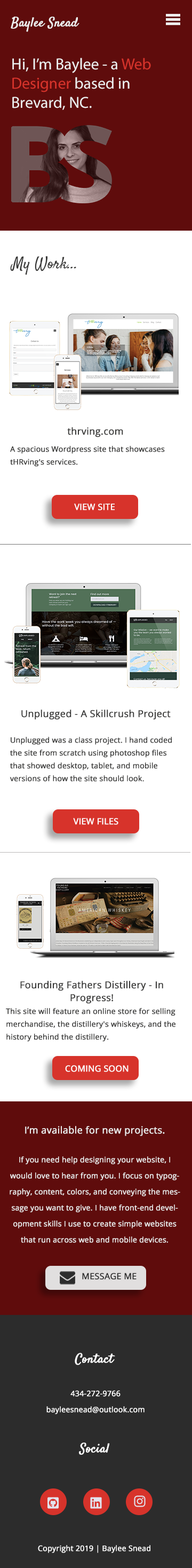
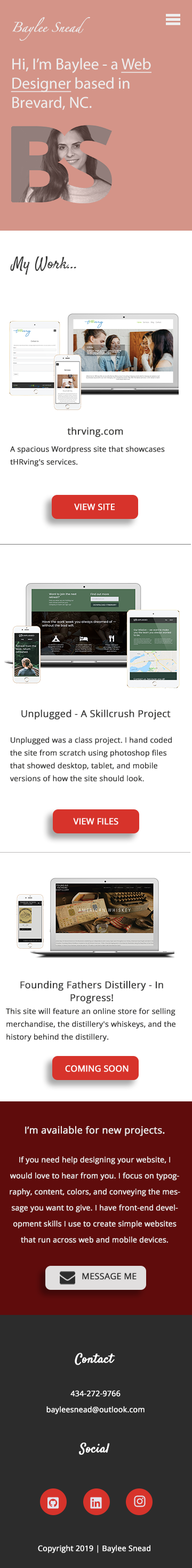
Revision of a layered 192 × 1568 image; what changed, layer by layer:
painted on "Baylee Snead" over 10, 16, 91, 42
painted on "Hi, I’m Baylee - a Web Designer based in Brevard, NC." over 10, 57, 152, 93
painted on "background" (1st of 2, in "Header") over 0, 0, 192, 231
